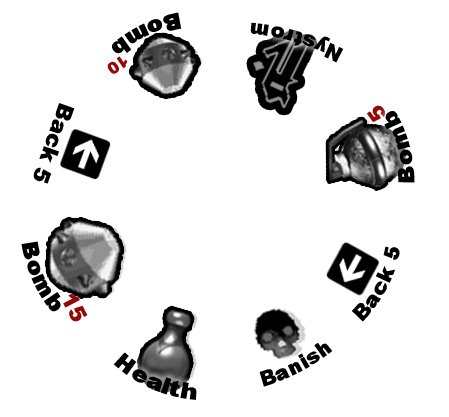
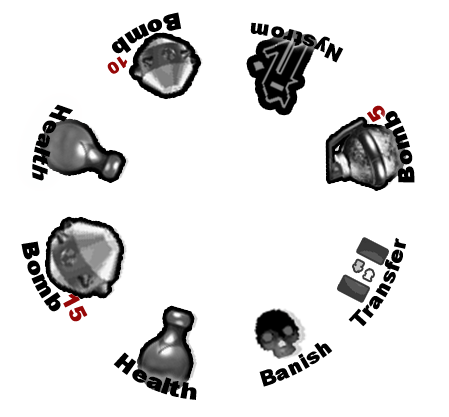
Comparing the layer stacks of the two 449px x 417px images. Changes:
hid "Back" over [326, 241, 380, 297]
hid "Back1" over [59, 128, 112, 180]
renamed "Back 5" to "Health", painted on it over [32, 103, 75, 184]
added layer "Transfer" (1st of 2) above "Transfer" over [339, 239, 387, 301]
renamed "Back 5" to "Transfer", painted on it over [348, 237, 406, 327]
added layer "Layer 6 copy" above "Layer 6" over [42, 121, 124, 181]
